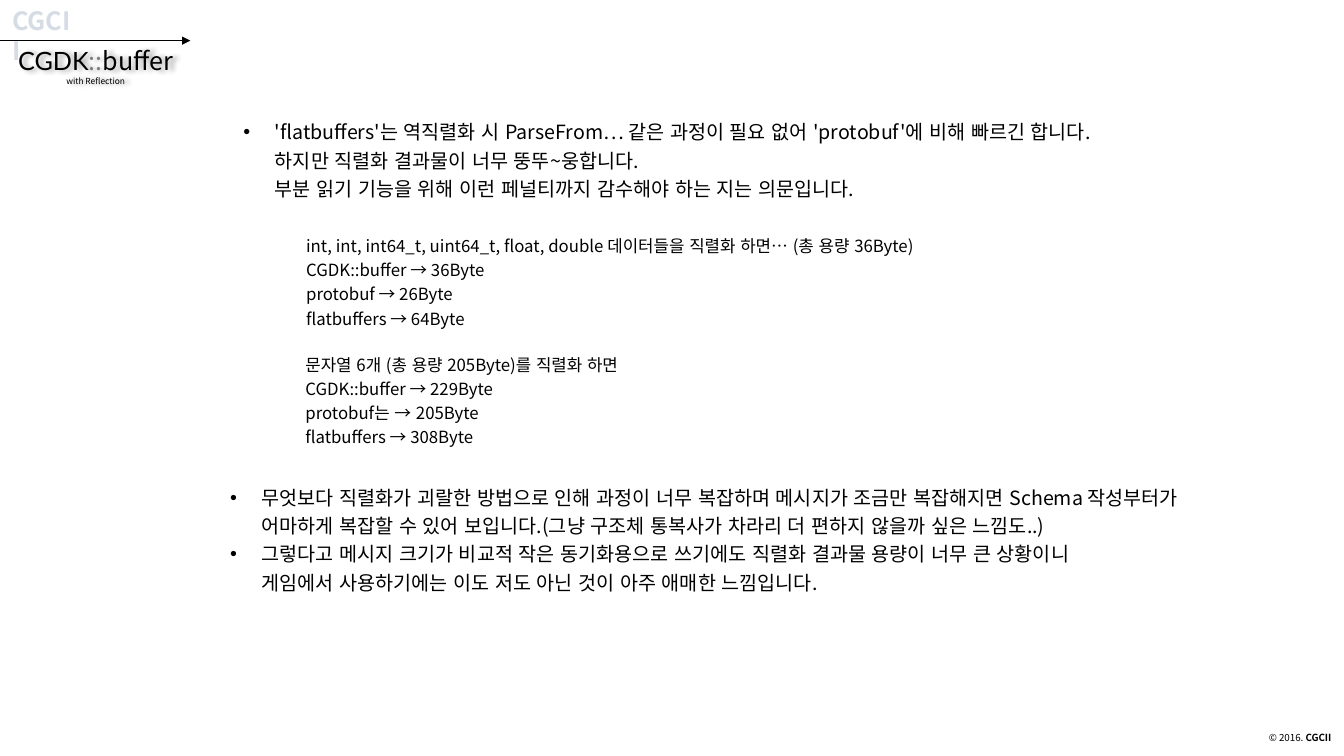
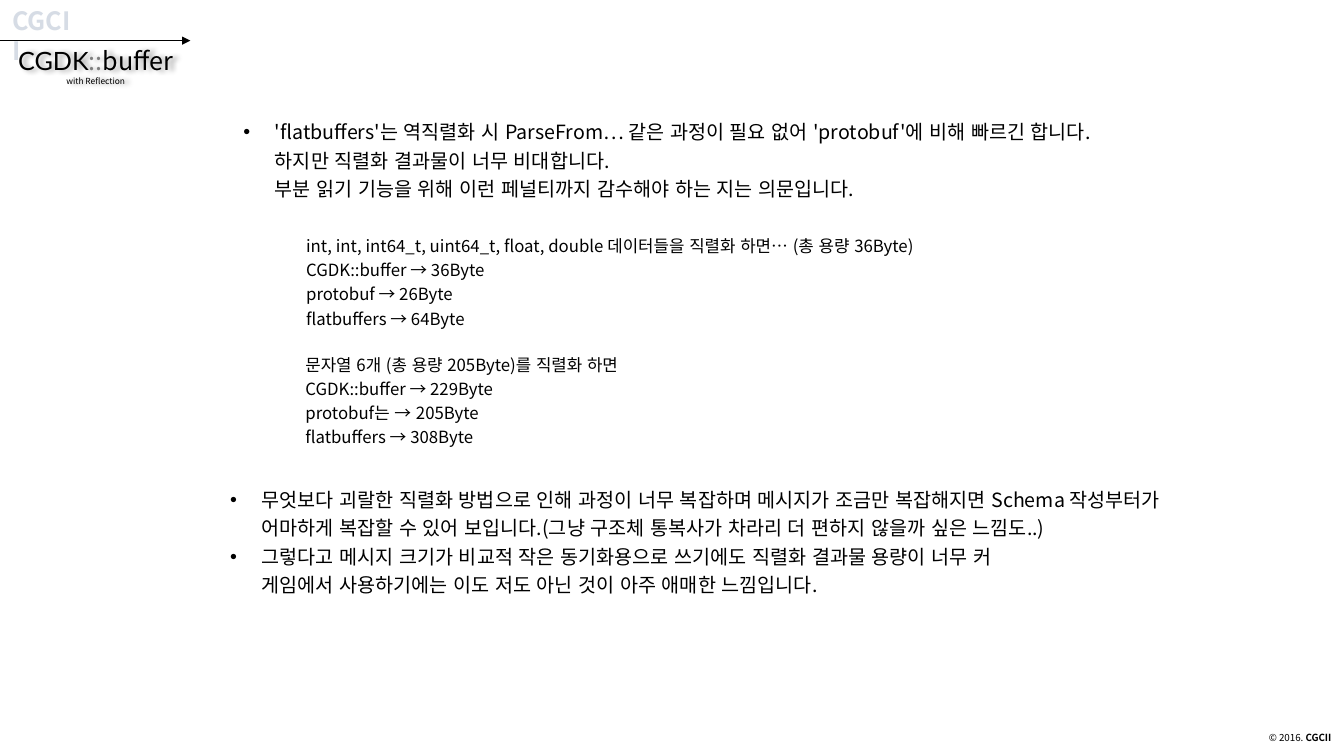
Before and after one commit to CGLabs/CGDK.buffer, a slide deck: slide 72 of C++/document/intruduce_CGDK.buffer.pptx. Drawn at 1344x756 pixels with LibreOffice and Linux fonts; fonts in the diff are those of the drawing. Boxes give left, top, right and bottom in pixels: in the first picture for what was removed or moved away, otherwise in the second. Text is boxed around its words. In the diff, an @@ line names an element or a change of style, - is before the commit and + after.

```diff
--- a/C++/document/intruduce_CGDK.buffer.pptx
+++ b/C++/document/intruduce_CGDK.buffer.pptx
@@ text at (275, 122, 1091, 198): text changed @@
-• 'flatbuffers'는 역직렬화 시 ParseFrom… 같은 과정이 필요 없어 'protobuf'에 비해 빠르긴 합니다.
-  하지만 직렬화 결과물이 너무 뚱뚜~웅합니다.
-  부분 읽기 기능을 위해 이런 페널티까지 감수해야 하는 지는 의문입니다.
+• 'flatbuffers'는 역직렬화 시 ParseFrom… 같은 과정이 필요 없어 'protobuf'에 비해 빠르긴 합니다.
+  하지만 직렬화 결과물이 너무 비대합니다.
+  부분 읽기 기능을 위해 이런 페널티까지 감수해야 하는 지는 의문입니다.
@@ text at (262, 490, 1160, 594): text changed @@
-• 무엇보다 직렬화가 괴랄한 방법으로 인해 과정이 너무 복잡하며 메시지가 조금만 복잡해지면 Schema 작성부터가 어마하게 복잡할 수 있어 보입니다.(그냥 구조체 통복사가 차라리 더 편하지 않을까 싶은 느낌도..)
-• 그렇다고 메시지 크기가 비교적 작은 동기화용으로 쓰기에도 직렬화 결과물 용량이 너무 큰 상황이니
-  게임에서 사용하기에는 이도 저도 아닌 것이 아주 애매한 느낌입니다.
+• 무엇보다 괴랄한 직렬화 방법으로 인해 과정이 너무 복잡하며 메시지가 조금만 복잡해지면 Schema 작성부터가 어마하게 복잡할 수 있어 보입니다.(그냥 구조체 통복사가 차라리 더 편하지 않을까 싶은 느낌도..)
+• 그렇다고 메시지 크기가 비교적 작은 동기화용으로 쓰기에도 직렬화 결과물 용량이 너무 커
+  게임에서 사용하기에는 이도 저도 아닌 것이 아주 애매한 느낌입니다.
```
Also in this commit, not shown: 34 other slides changed.
